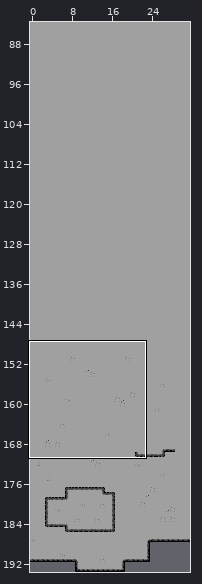
One commit to this Tiled map: src/assets/bg00.tmx. Above: a wide view before the commit, with the close-up outlined.
Close-up. Earlier state:
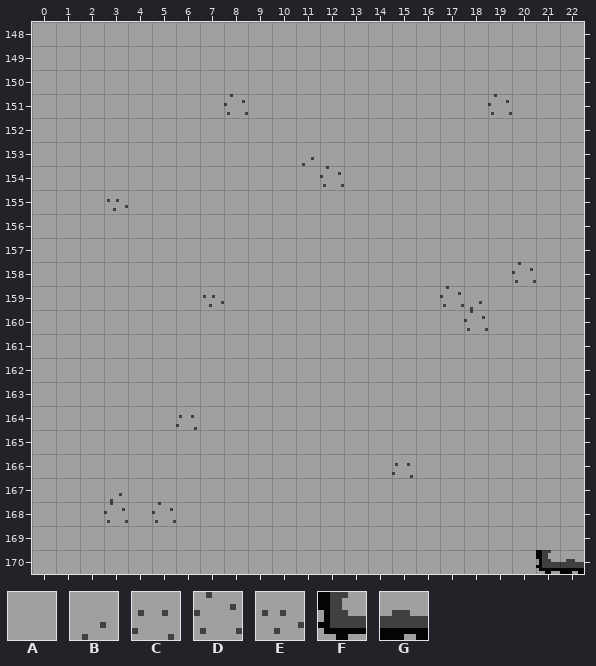
Cells are 8x8 px. Shown: x 0..22, y 148..170. The commit also changed other parts of the map, which this record leaves out. Tiles whose own drawing changed are shown in their newer look in all pictures.
Key: from "img01": A 72, B 128, C 160, D 161, E 192, F 201, G 202.
_ is an empty cell.
Layers that did not change in this view are not listed.
Layer "タイルレイヤー1" before, first column x 0:
148 AAAAAAAAAAAAAAAAAAAAAAA
149 AAAAAAAAAAAAAAAAAAAAAAA
150 AAAAAAAAAAAAAAAAAAAAAAA
151 AAAAAAAADAAAAAAAAAADAAA
152 AAAAAAAAAAAAAAAAAAAAAAA
153 AAAAAAAAAAABAAAAAAAAAAA
154 AAAAAAAAAAAADAAAAAAAAAA
155 AAAEAAAAAAAAAAAAAAAAAAA
156 AAAAAAAAAAAAAAAAAAAAAAA
157 AAAAAAAAAAAAAAAAAAAAAAA
158 AAAAAAAAAAAAAAAAAAAADAA
159 AAAAAAAEAAAAAAAAADBAAAA
160 AAAAAAAAAAAAAAAAAADAAAA
161 AAAAAAAAAAAAAAAAAAAAAAA
162 AAAAAAAAAAAAAAAAAAAAAAA
163 AAAAAAAAAAAAAAAAAAAAAAA
164 AAAAAACAAAAAAAAAAAAAAAA
165 AAAAAAAAAAAAAAAAAAAAAAA
166 AAAAAAAAAAAAAAACAAAAAAA
167 AAABAAAAAAAAAAAAAAAAAAA
168 AAADADAAAAAAAAAAAAAAAAA
169 AAAAAAAAAAAAAAAAAAAAAAA
170 AAAAAAAAAAAAAAAAAAAAAFG
New version:
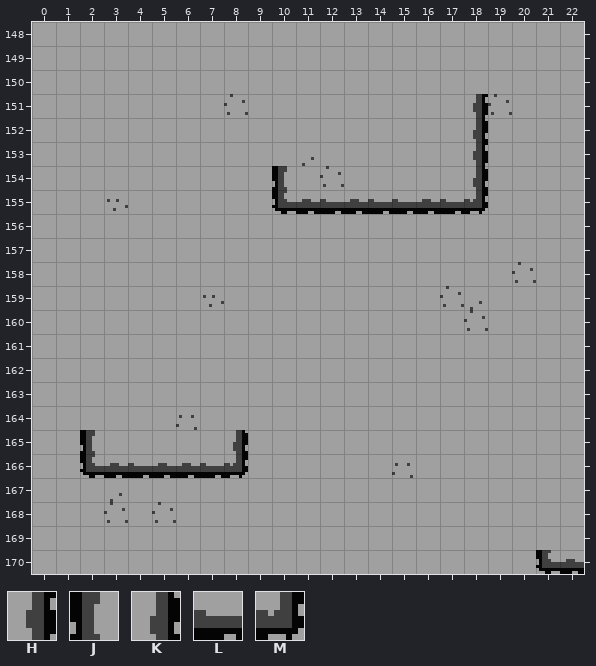
Further tiles: from "img01": H 140, J 169, K 172, L 203, M 204.
Edits made:
Changed rows in their new state; . is an unchanged cell.
Layer "タイルレイヤー1":
first column x 10:
151 ........H
152 ........K
153 ........H
154 J.......K
155 FGLGLLGLM
first column x 2:
165 J.....K
166 FGLGGLM
Pixel boxes of the changes (left, top, right, bottom) in both close-ups:
changed: (272, 94, 488, 214)
changed: (80, 430, 248, 478)
